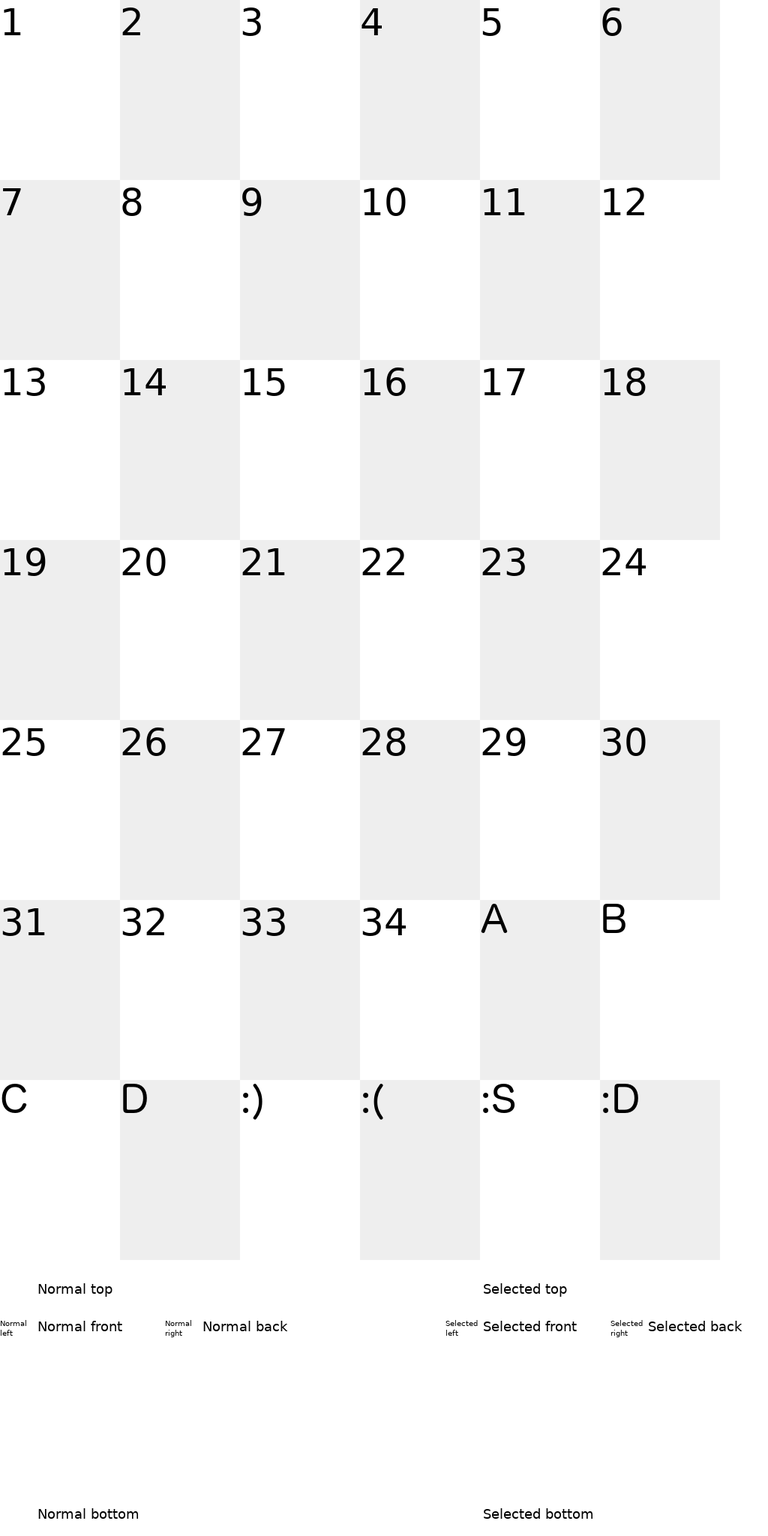
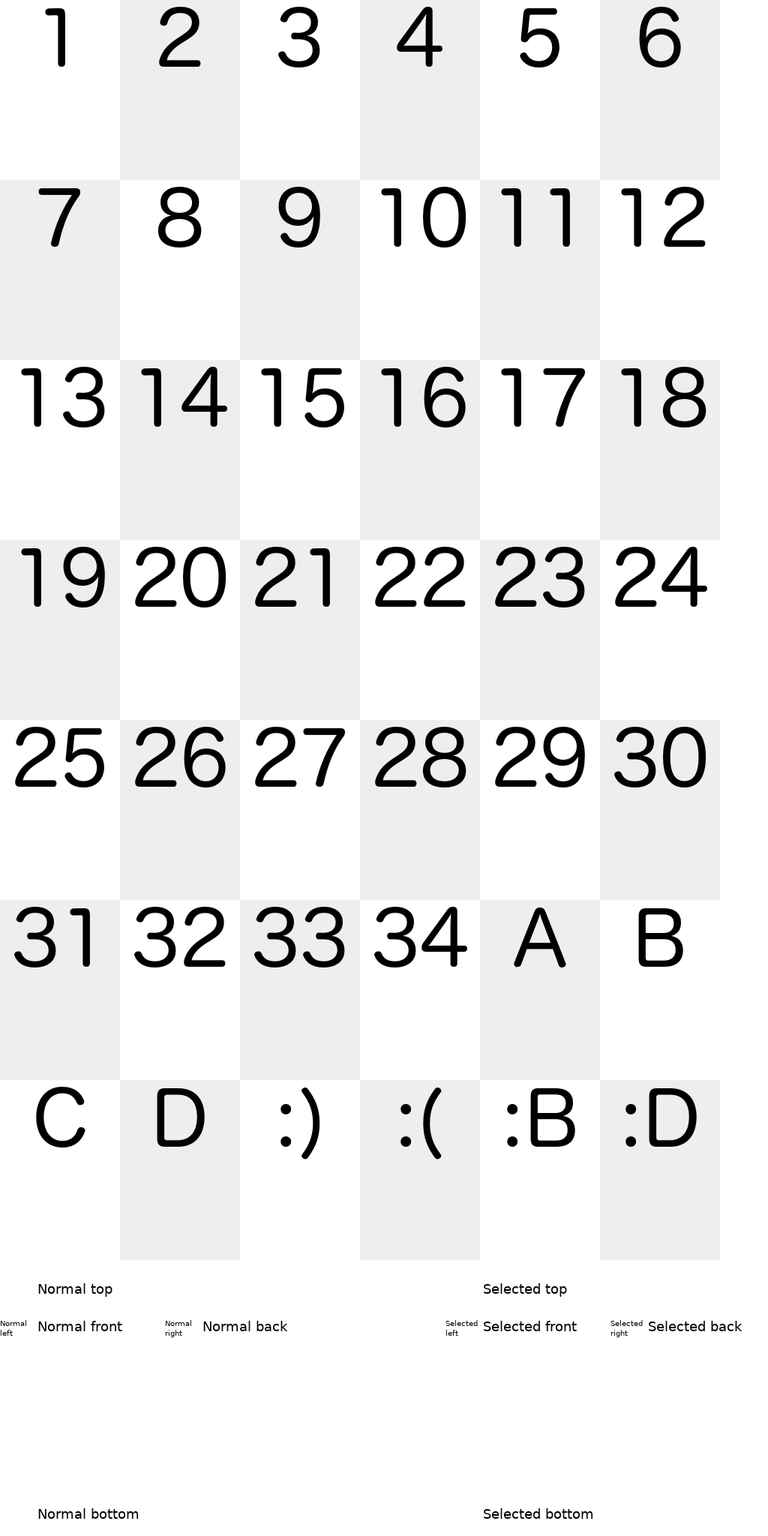
Layered file, before and after one edit (w=768, h=1536). Changes by layer:
painted on ":D" over [602, 1083, 697, 1147]
painted on ":(" over [362, 1083, 442, 1160]
painted on ":)" over [242, 1083, 321, 1160]
painted on "34" over [362, 906, 468, 968]
painted on "33" over [242, 906, 345, 968]
painted on "32" over [122, 906, 226, 968]
painted on "30" over [602, 726, 707, 788]
painted on "29" over [482, 726, 585, 788]
painted on "28" over [362, 726, 467, 788]
painted on "27" over [242, 726, 345, 787]
painted on "26" over [122, 726, 226, 788]
painted on "25" over [2, 726, 105, 788]
painted on "24" over [602, 546, 708, 607]
painted on "23" over [482, 546, 585, 608]
painted on "22" over [362, 546, 466, 607]
painted on "20" over [122, 546, 227, 608]
painted on "19" over [3, 546, 105, 608]
painted on "18" over [603, 366, 707, 428]
painted on "16" over [363, 366, 466, 428]
painted on "15" over [243, 368, 345, 428]
painted on "14" over [123, 366, 228, 427]
painted on "13" over [3, 366, 105, 428]
painted on "12" over [603, 186, 706, 247]
painted on "10" over [363, 186, 467, 248]
…and 18 more changes (18 painted, 1 renamed)
